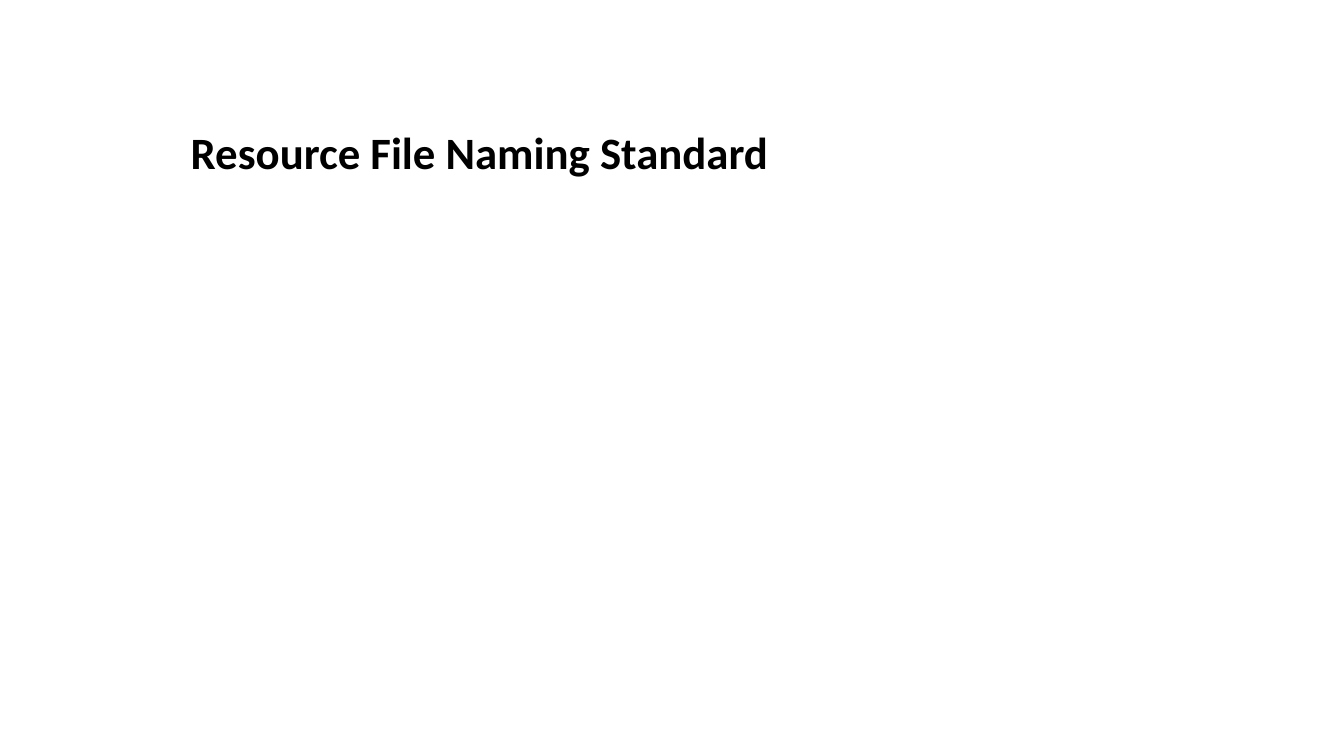
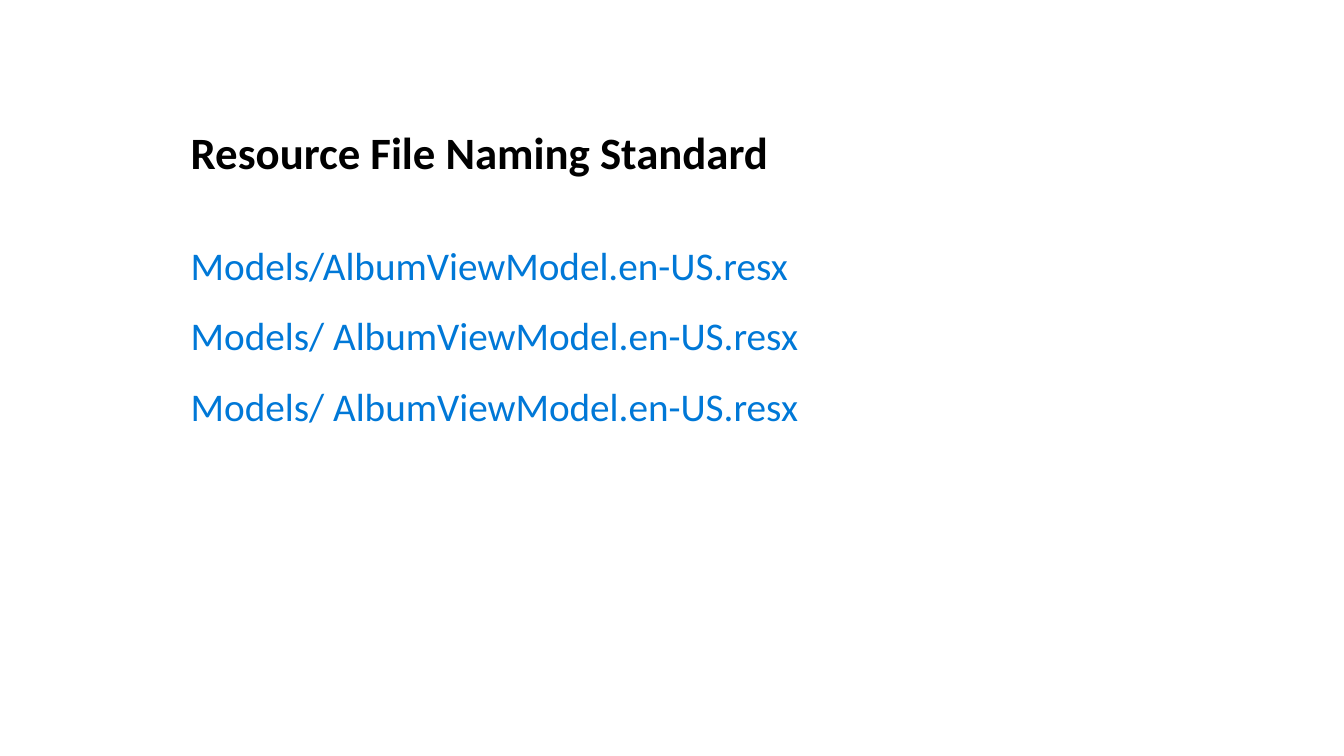
Before and after one commit to cwoodruff/ASPNETCore-I18n, a slide deck: slide 22 of Globalizing Your ASP.NET 8 Presence.pptx. Drawn at 1344x756 pixels with LibreOffice and Linux fonts; fonts in the diff are those of the drawing. Boxes give left, top, right and bottom in pixels: in the first picture for what was removed or moved away, otherwise in the second. Text is boxed around its words. In the diff, an @@ line names an element or a change of style, - is before the commit and + after.

```diff
--- a/Globalizing Your ASP.NET 8 Presence.pptx
+++ b/Globalizing Your ASP.NET 8 Presence.pptx
@@ text added at box(191, 252, 798, 423), 28 pt, text #0078D7 @@
+Models/AlbumViewModel.en-US.resx
+Models/ AlbumViewModel.en-US.resx
+Models/ AlbumViewModel.en-US.resx
```
Also in this commit, not shown: 2 other slides changed, 3 slides added, 4 slides removed.
